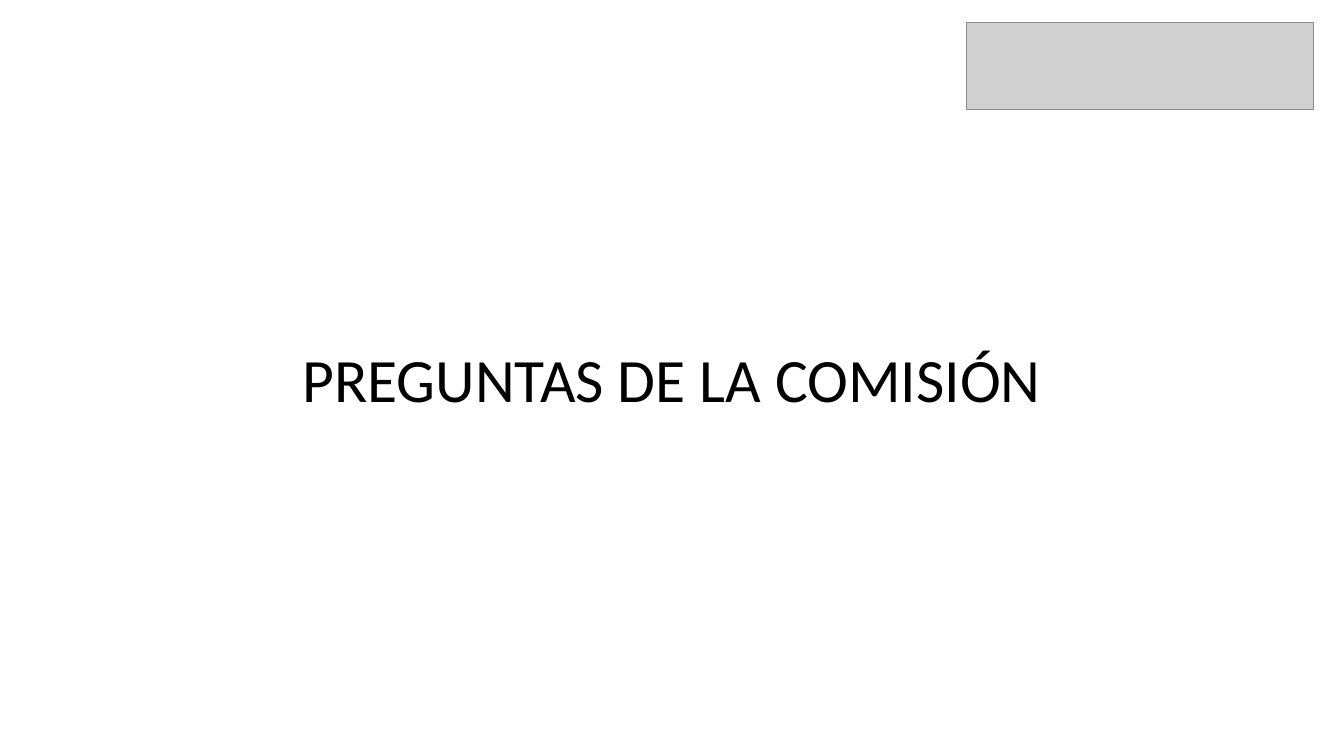
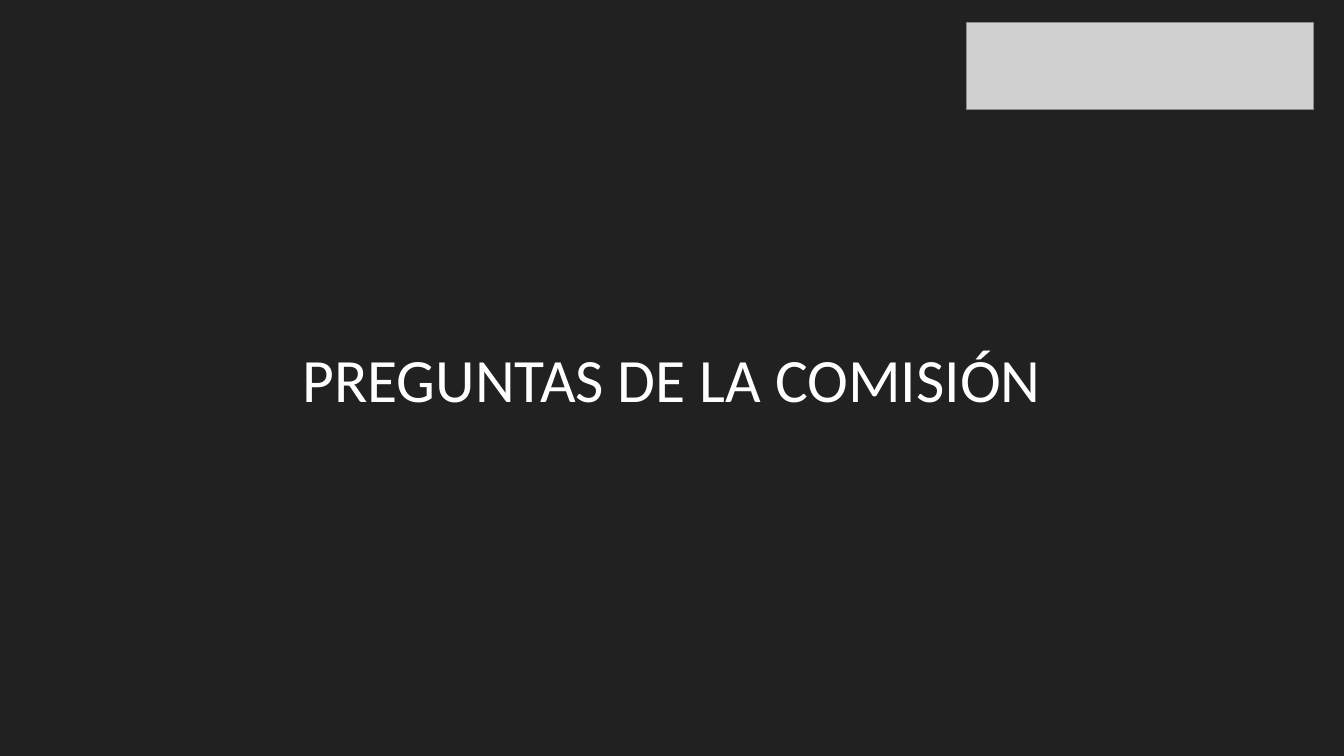
Before and after one commit to dacamposk1/capstone_grupo2, a slide deck: slide 14 of Fase 3/Evidencias Grupales/Presentación Final del proyecto (Español).pptx. Drawn at 1344x756 pixels with LibreOffice and Linux fonts; fonts in the diff are those of the drawing; grey boxes stand for pictures. Boxes give left, top, right and bottom in pixels: in the first picture for what was removed or moved away, otherwise in the second. Text is boxed around its words. In the diff, an @@ line names an element or a change of style, - is before the commit and + after.

```diff
--- a/Fase 3/Evidencias Grupales/Presentación Final del proyecto (Español).pptx
+++ b/Fase 3/Evidencias Grupales/Presentación Final del proyecto (Español).pptx
@@ background #FFFFFF to #212121 @@
@@ text "PREGUNTAS DE LA COMISIÓN" at <box>302,351,1040,403</box>: text colour #000000 to #FFFFFF @@
```
Also in this commit, not shown: 13 other slides changed.
